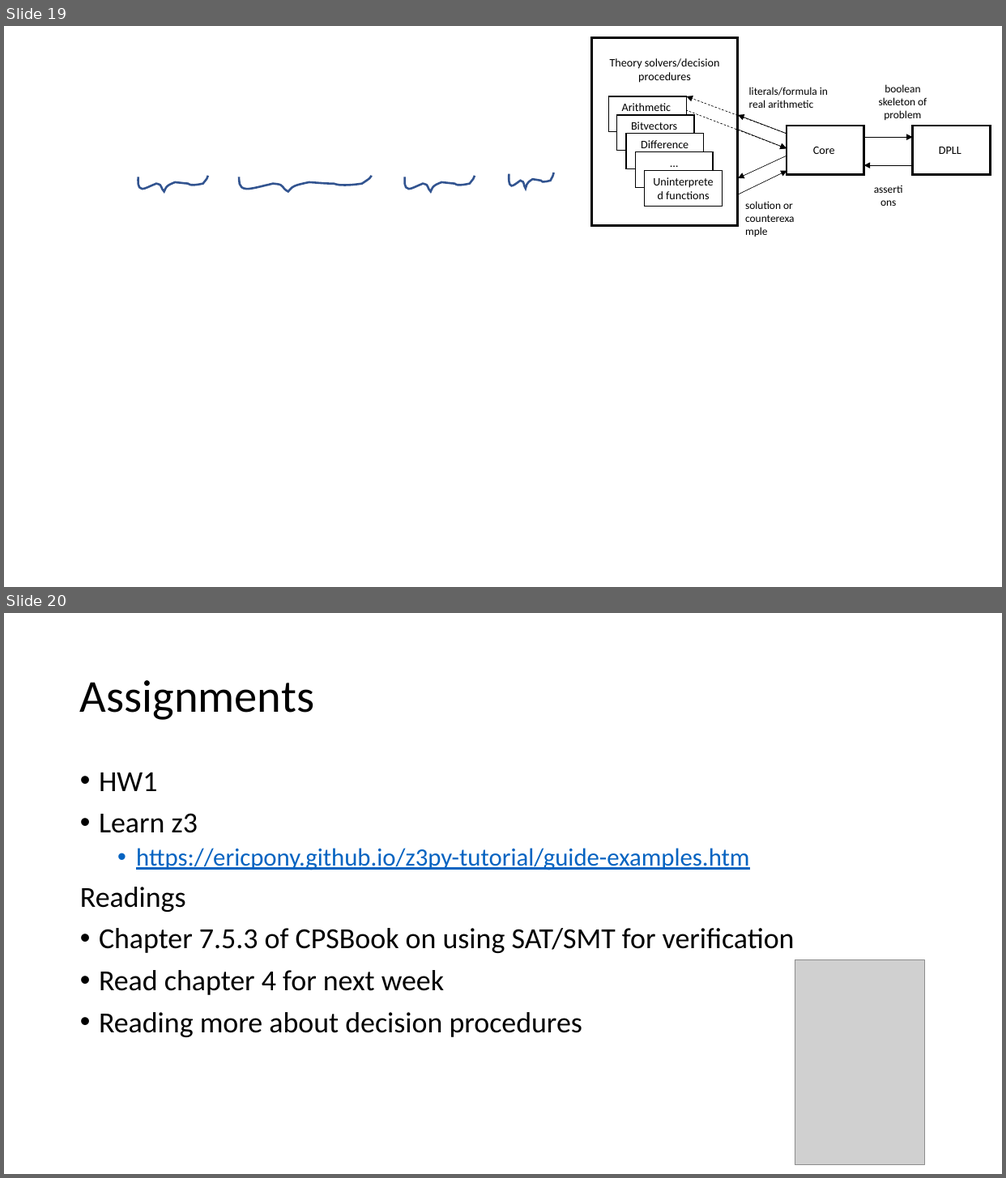
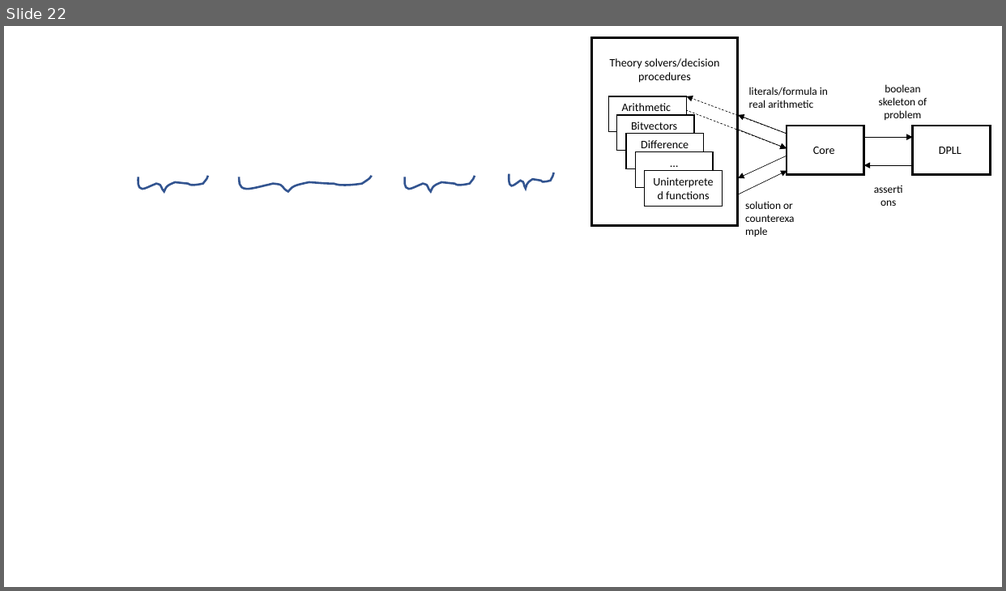
Before and after one commit to sayanmitracode/cpsbooksite, a slide deck: Slides/2025/L5_smt.pptx. Shown one above the other, each under a label of ours: slides 19 and 20 before the commit, slide 22 after it. The pictures are 1006x1178 and 1006x591 pixels, drawn with LibreOffice and Linux fonts; fonts in the diff are those of the drawing; grey boxes stand for pictures. Boxes give left, top, right and bottom in pixels: in the first picture for what was removed or moved away, otherwise in the second. Text is boxed around its words. In the diff, an @@ line names an element or a change of style, - is before the commit and + after.

```diff
--- a/Slides/2025/L5_smt.pptx
+++ b/Slides/2025/L5_smt.pptx
@@ slide 20 removed at [4,613,1002,1174], background #FFFFFF @@
@@ title removed at [80,680,314,720] @@
-Assignments
@@ text removed at [80,773,795,1037] @@
-• HW1
-• Learn z3
-  • https://ericpony.github.io/z3py-tutorial/guide-examples.htm
-Readings
-• Chapter 7.5.3 of CPSBook on using SAT/SMT for verification
-• Read chapter 4 for next week
-• Reading more about decision procedures
@@ picture removed at [795,960,925,1165] @@
@@ what was slide 19 is now slide 22 @@
```
Also in this commit, not shown: 1 slide changed, 5 slides added, 2 other slides removed, 1 other file.
